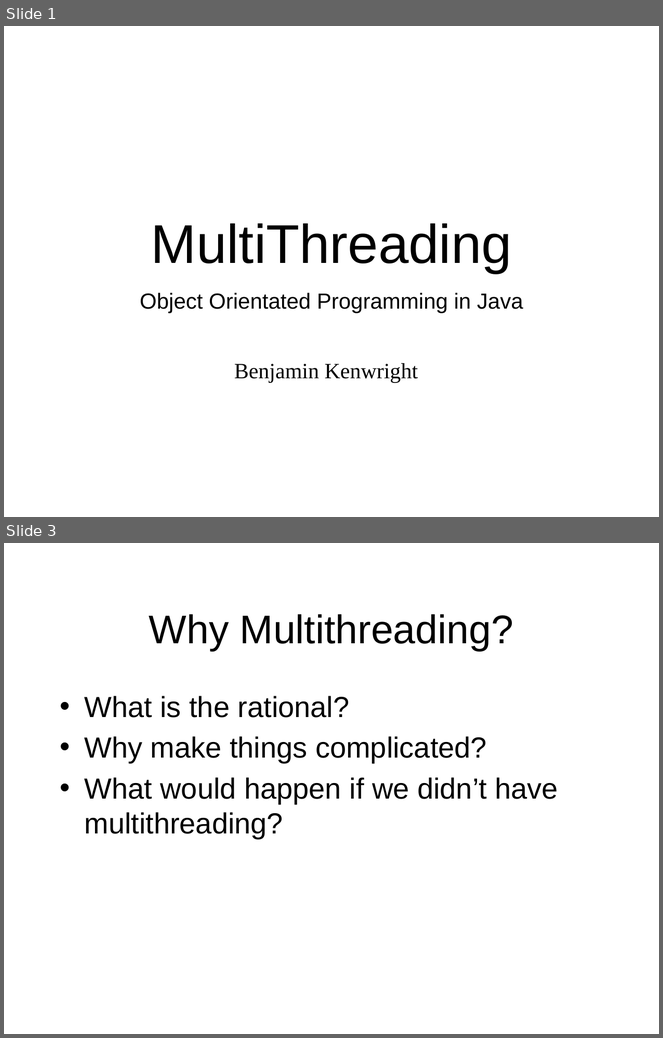
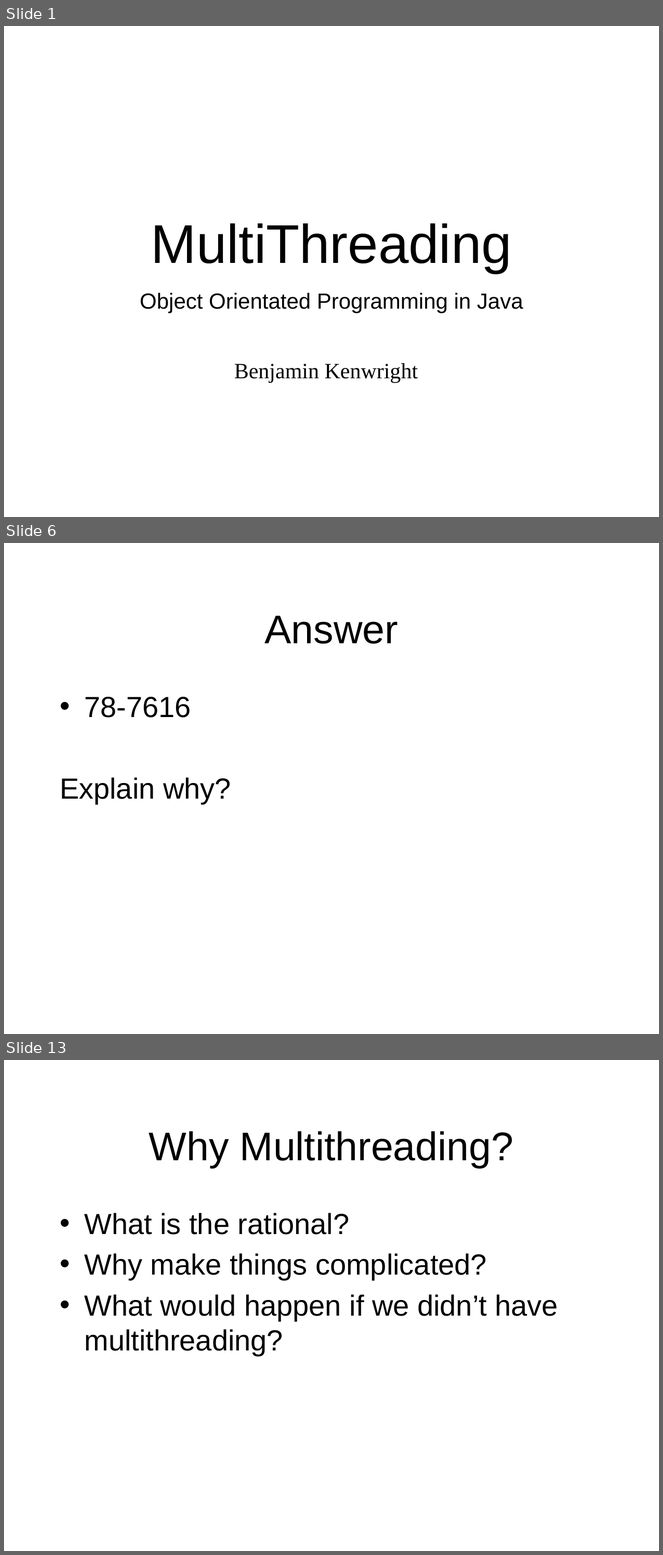
Before and after one commit to octaviordz/zjnu2017.github.io, a slide deck: OOP/lectures/100--Java.MultiThreading.pptx. Shown one above the other, each under a label of ours: slides 1 and 3 before the commit, slides 1, 6 and 13 after it; the slides between them are not shown. The pictures are 663x1038 and 663x1555 pixels, drawn with LibreOffice and Linux fonts; fonts in the diff are those of the drawing. Boxes give left, top, right and bottom in pixels: in the first picture for what was removed or moved away, otherwise in the second. Text is boxed around its words. In the diff, an @@ line names an element or a change of style, - is before the commit and + after.

```diff
--- a/OOP/lectures/100--Java.MultiThreading.pptx
+++ b/OOP/lectures/100--Java.MultiThreading.pptx
@@ slide 6 added at (x1=4, y1=543, x2=659, y2=1034), background #FFFFFF @@
@@ title added at (x1=265, y1=616, x2=398, y2=644), 44 pt, text #000000 @@
+Answer
@@ text added at (x1=60, y1=697, x2=231, y2=804), 32 pt, text #000000 @@
+• 78-7616
+Explain why?
@@ what was slide 3 is now slide 13 @@
```
Also in this commit, not shown: 1 slide changed, 9 other slides added.
